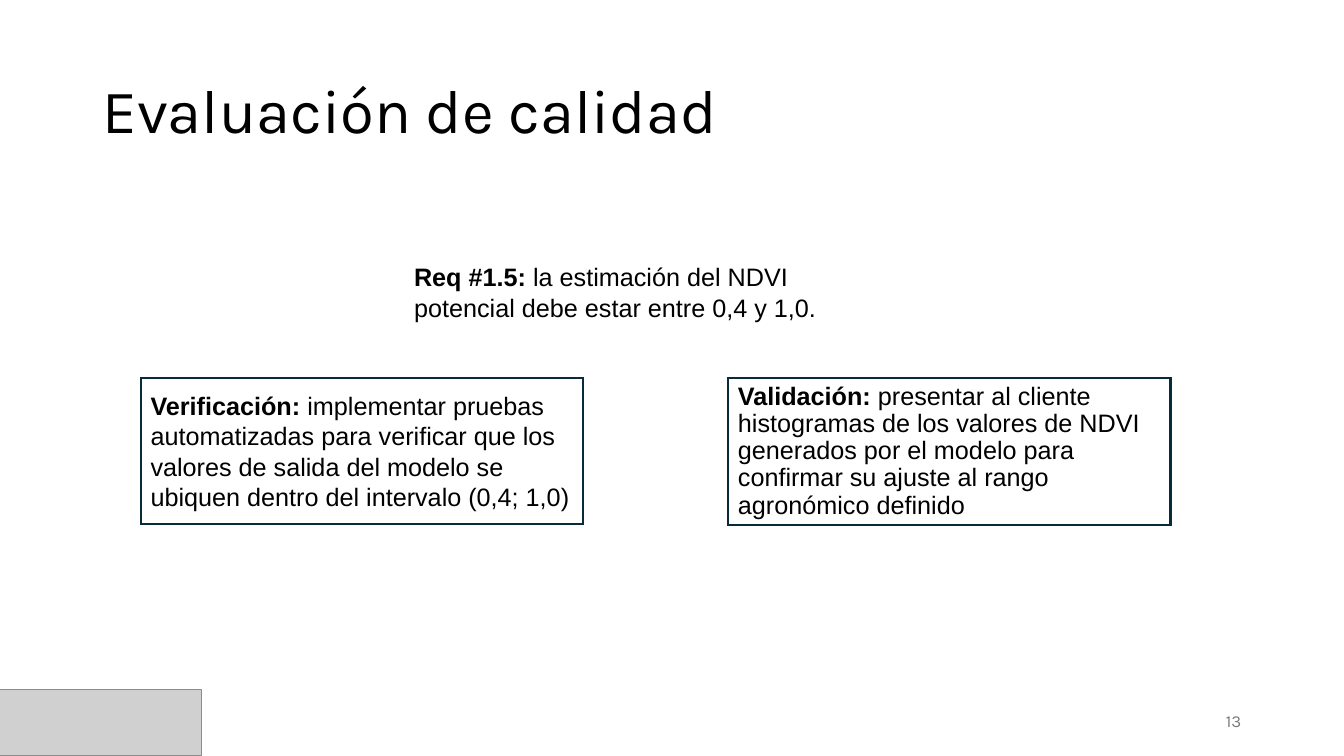
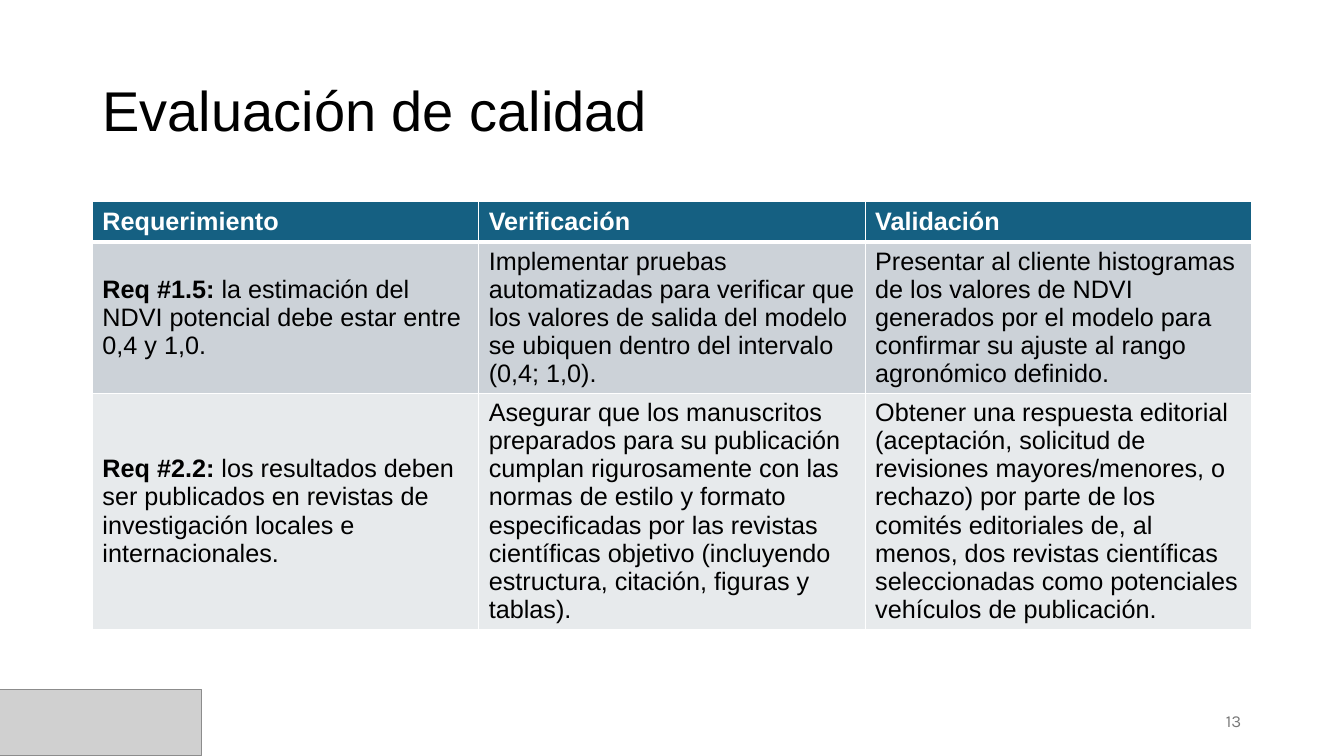
Before and after one commit to adrianlapaz3/Plantilla-planificacion, a slide deck: slide 13 of Adrian_Lapaz_presentacion.pptx. Drawn at 1344x756 pixels with LibreOffice and Linux fonts; fonts in the diff are those of the drawing; grey boxes stand for pictures. Boxes give left, top, right and bottom in pixels: in the first picture for what was removed or moved away, otherwise in the second. Text is boxed around its words. In the diff, an @@ line names an element or a change of style, - is before the commit and + after.

```diff
--- a/Adrian_Lapaz_presentacion.pptx
+++ b/Adrian_Lapaz_presentacion.pptx
@@ title "Evaluación de calidad" at (102, 89, 647, 132): size 44 to 40 pt, font Karla to Arial @@
@@ table added at (93, 202, 1251, 656), 3 rows, 3 columns @@
+Requerimiento | Verificación | Validación
+Req #1.5: la estimación del NDVI potencial debe estar entre 0,4 y 1,0. | Implementar pruebas automatizadas para verificar que los valores de salida del modelo se ubiquen dentro del intervalo (0,4; 1,0). | Presentar al cliente histogramas de los valores de NDVI generados por el modelo para confirmar su ajuste al rango agronómico definido.
+Req #2.2: los resultados deben ser publicados en revistas de investigación locales e / internacionales. | Asegurar que los manuscritos preparados para su publicación cumplan rigurosamente con las normas de estilo y formato especificadas por las revistas científicas objetivo (incluyendo estructura, citación, figuras y tablas). | Obtener una respuesta editorial (aceptación, solicitud de revisiones mayores/menores, o rechazo) por parte de los comités editoriales de, al menos, dos revistas científicas seleccionadas como potenciales vehículos de publicación.
@@ text removed at (414, 267, 816, 322) @@
-Req #1.5: la estimación del NDVI potencial debe estar entre 0,4 y 1,0.
@@ rectangle removed at (140, 378, 583, 524) @@
-Verificación: implementar pruebas automatizadas para verificar que los valores de salida del modelo se ubiquen dentro del intervalo (0,4; 1,0)
@@ text removed at (728, 378, 1171, 525) @@
-Validación: presentar al cliente histogramas de los valores de NDVI generados por el modelo para confirmar su ajuste al rango agronómico definido
```
Also in this commit, not shown: 4 other slides changed, 8 other files.
